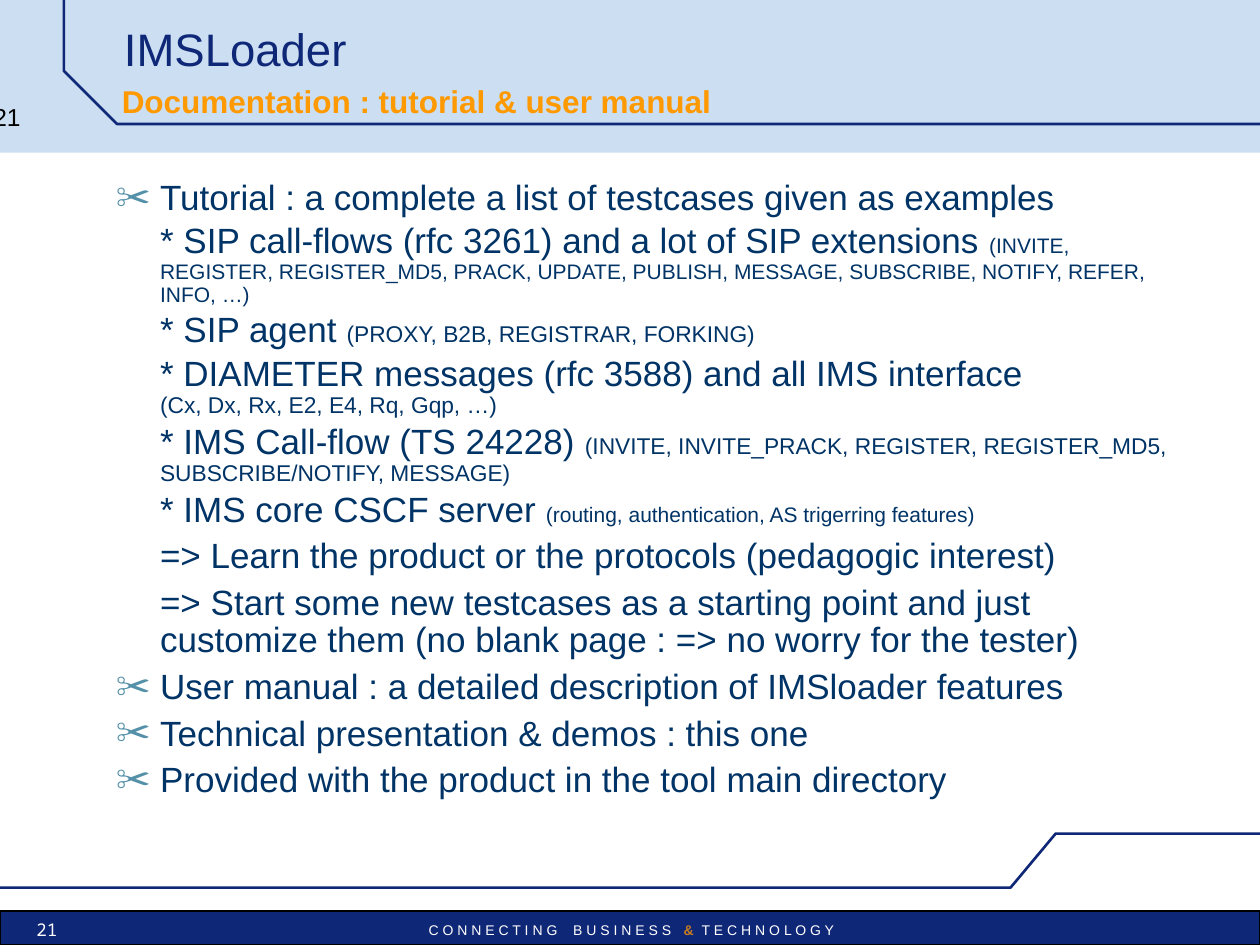
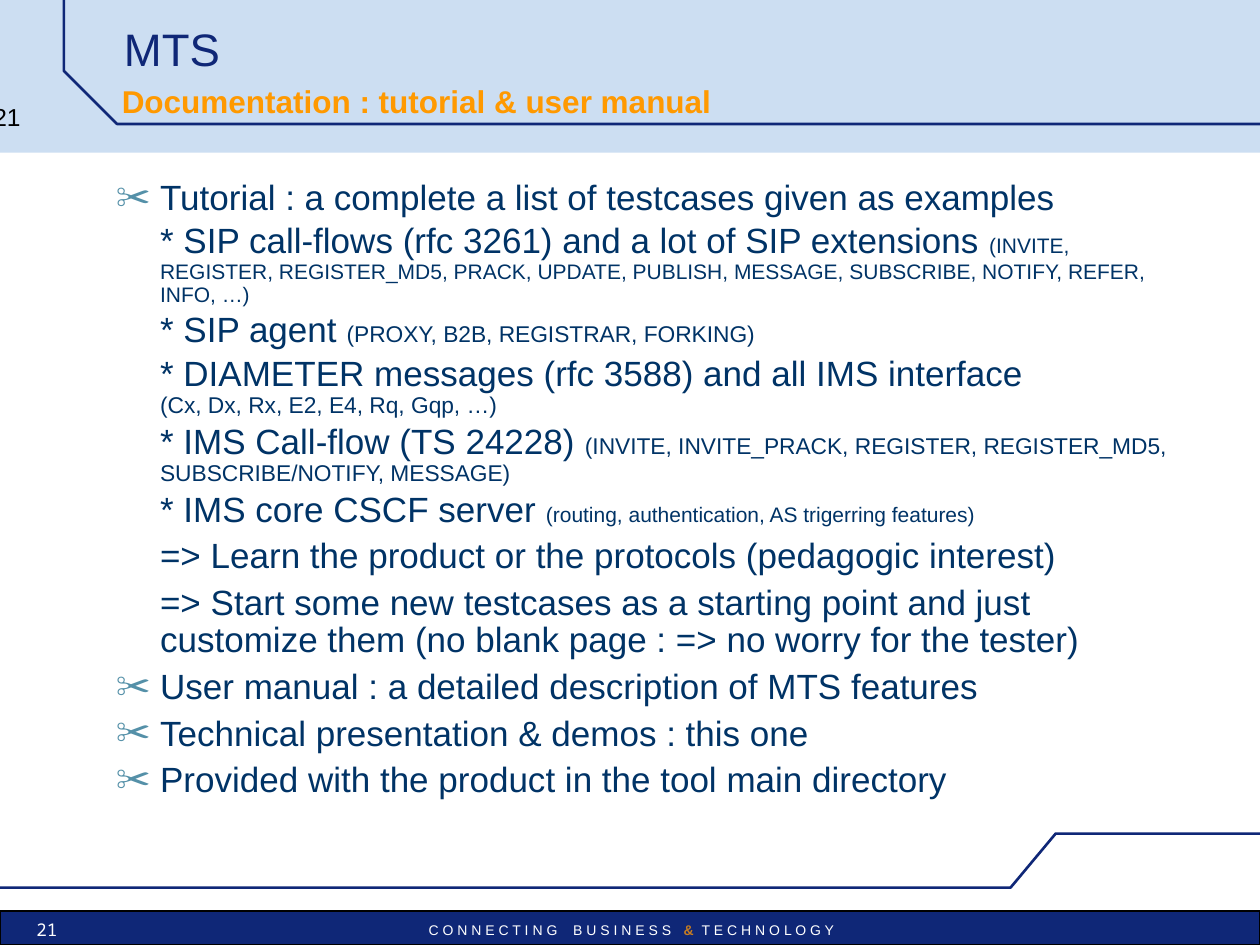
Before and after one commit to vu3mmg/mts-project, a slide deck: slide 21 of trunk/mts/src/main/doc/MTS-Pres-technical.ppt. Drawn at 1260x945 pixels with LibreOffice and Linux fonts; fonts in the diff are those of the drawing; background and template pictures are left out. Boxes give left, top, right and bottom in pixels: in the first picture for what was removed or moved away, otherwise in the second. Text is boxed around its words. In the diff, an @@ line names an element or a change of style, - is before the commit and + after.

```diff
--- a/trunk/mts/src/main/doc/MTS-Pres-technical.ppt
+++ b/trunk/mts/src/main/doc/MTS-Pres-technical.ppt
@@ title at <box>124,34,220,67</box>: text changed @@
-IMSLoader
+MTS
@@ text at <box>160,673,978,706</box>: text changed @@
-✂ User manual : a detailed description of IMSloader features
+✂ User manual : a detailed description of MTS features
```
Also in this commit, not shown: 27 other slides changed, 35 other files.
